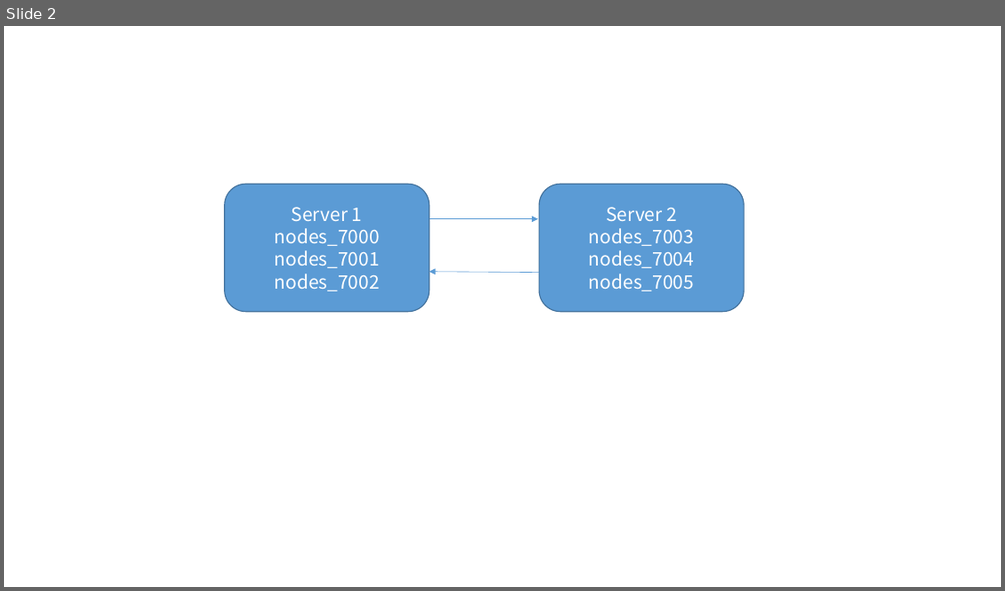
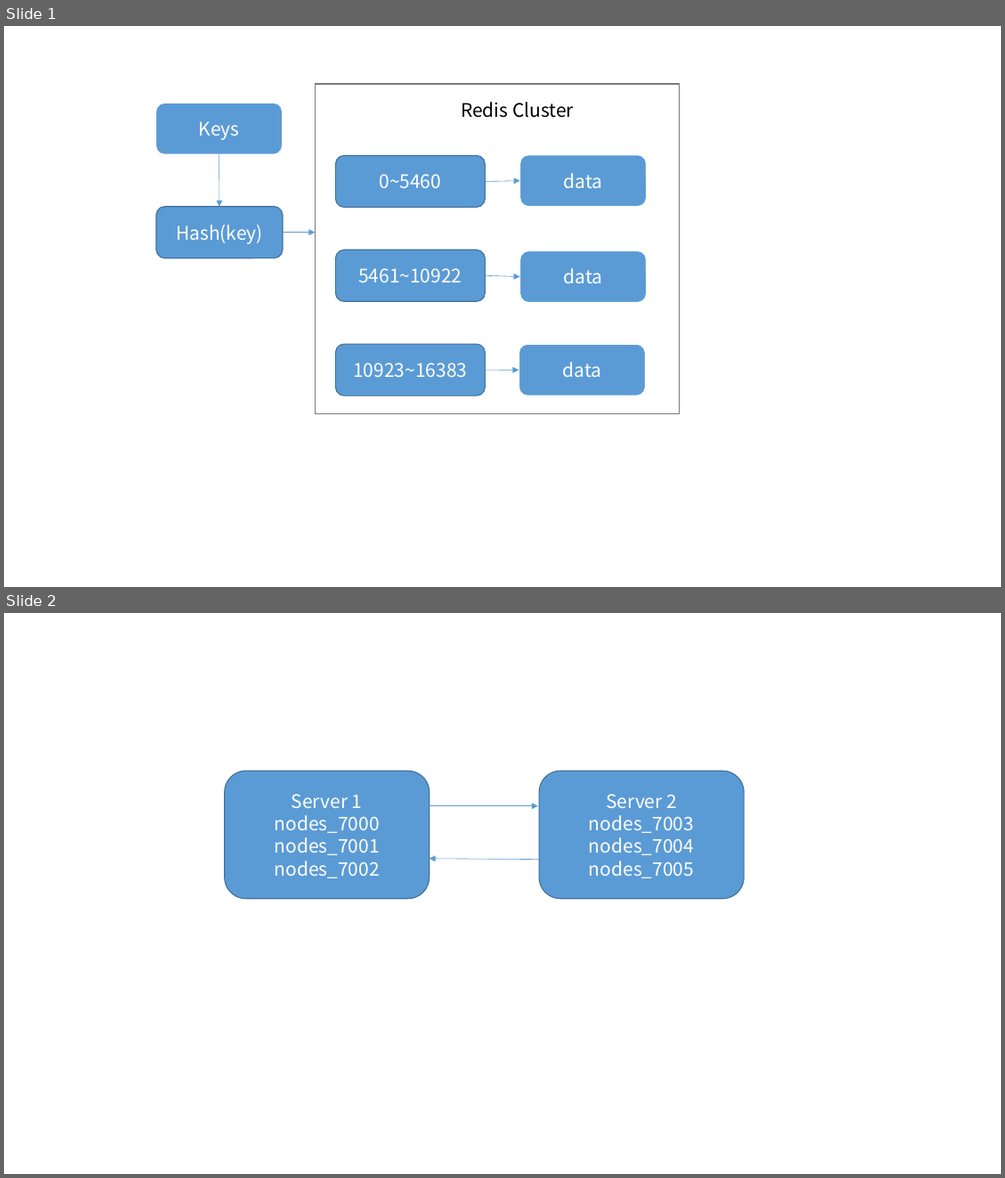
Before and after one commit to cxinping/Redis, a slide deck: Tools/redis架构图.pptx. Shown one above the other, each under a label of ours: slide 2 before the commit, slides 1 and 2 after it. The pictures are 1005x591 and 1005x1178 pixels, drawn with LibreOffice and Linux fonts; fonts in the diff are those of the drawing. Boxes give left, top, right and bottom in pixels: in the first picture for what was removed or moved away, otherwise in the second. Text is boxed around its words. In the diff, an @@ line names an element or a change of style, - is before the commit and + after.

Commit message:
Redis Cluster集群

```diff
--- a/Tools/redis架构图.pptx
+++ b/Tools/redis架构图.pptx
@@ slide 1 added at <box>4,26,1001,587</box>, background #FFFFFF @@
@@ rounded rectangle added at <box>156,103,283,155</box>, fill #5B9BD5, outline #FFFFFF 1 pt, 18 pt, text #FFFFFF @@
+Keys
@@ rectangle added at <box>316,84,680,413</box>, outline #7A7A7A 1 pt @@
@@ text added at <box>461,102,574,118</box>, 18 pt, text #000000 @@
+Redis Cluster
@@ arrow added from (219, 155) to (219, 206), #5B9BD5 0.5 pt @@
@@ rounded rectangle added at <box>335,155,485,207</box>, fill #5B9BD5, outline #43739E 1 pt, 18 pt, text #FFFFFF @@
+0~5460
@@ rounded rectangle added at <box>520,155,647,206</box>, fill #5B9BD5, outline #FFFFFF 1 pt, 18 pt, text #FFFFFF @@
+data
@@ arrow added from (485, 182) to (520, 181), #5B9BD5 0.5 pt @@
@@ rounded rectangle added at <box>156,206,283,257</box>, fill #5B9BD5, outline #43739E 1 pt, 18 pt, text #FFFFFF @@
+Hash(key)
@@ arrow added from (283, 232) to (316, 232), #5B9BD5 0.5 pt @@
@@ rounded rectangle added at <box>335,249,485,301</box>, fill #5B9BD5, outline #43739E 1 pt, 18 pt, text #FFFFFF @@
+5461~10922
@@ rounded rectangle added at <box>520,251,647,303</box>, fill #5B9BD5, outline #FFFFFF 1 pt, 18 pt, text #FFFFFF @@
+data
@@ arrow added from (485, 276) to (520, 276), #5B9BD5 0.5 pt @@
@@ rounded rectangle added at <box>335,344,485,395</box>, fill #5B9BD5, outline #43739E 1 pt, 18 pt, text #FFFFFF @@
+10923~16383
@@ rounded rectangle added at <box>519,344,646,395</box>, fill #5B9BD5, outline #FFFFFF 1 pt, 18 pt, text #FFFFFF @@
+data
@@ arrow added from (485, 370) to (519, 370), #5B9BD5 0.5 pt @@
```
Also in this commit, not shown: 1 slide removed.
